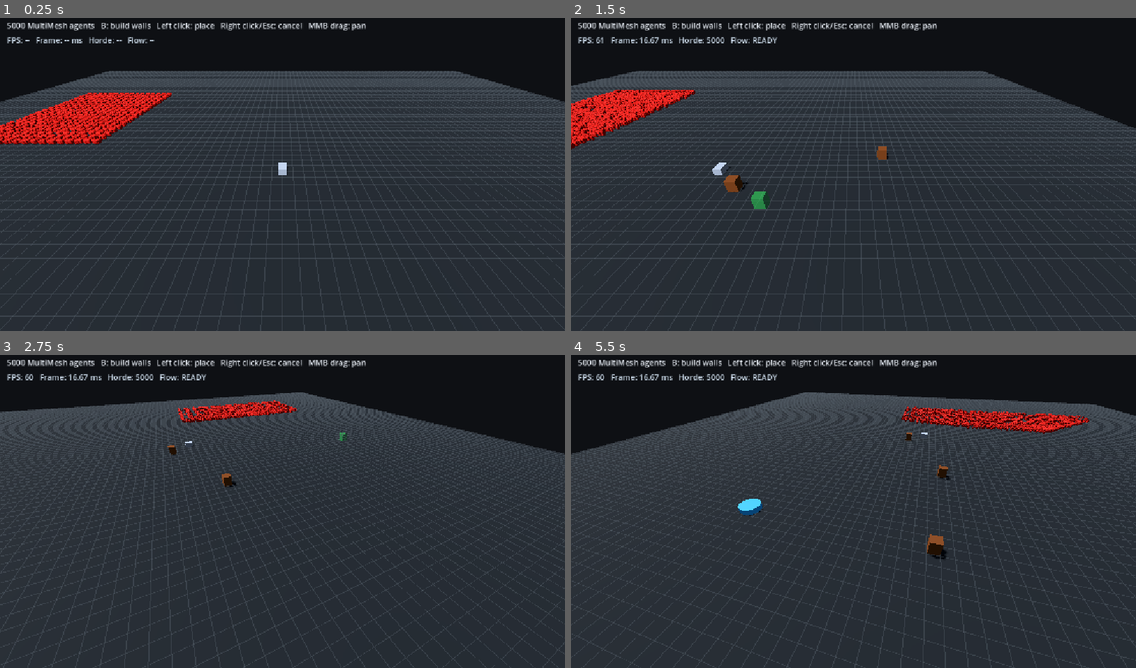
Above: before the commit, frames 1-4 (two rows, left to right).
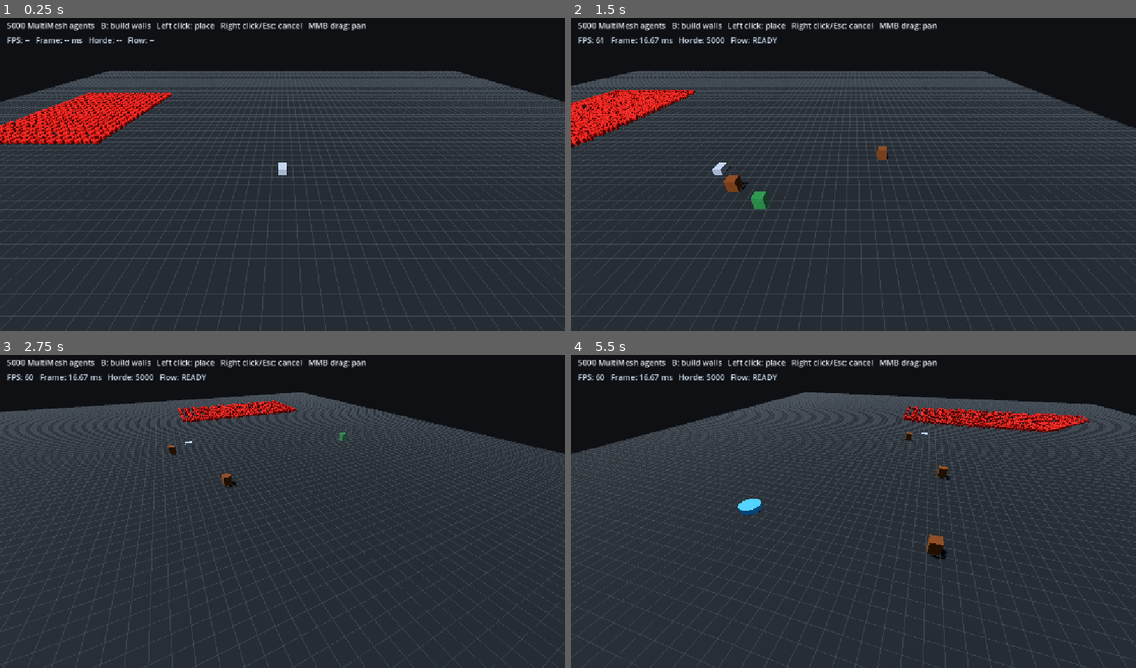
Above: after the commit, the same moments.

Repository: CaptainTiki/HordeLab
Game: Godot game, scene res://scenes/main.tscn
Same seed, same stepped clock (60 frames per second), same inputs: the game is played once before the commit and once after it.
Inputs (mouse positions are in pixels of both pictures, inside the frame that each line leads up to):
- Up to frame 1 (0.25 s): no input
- Up to frame 2 (1.5 s): tap Enter at 0.5 s; move the mouse to (977, 155) at 0.52 s; hold D 0.53-1.25 s; tap B at 0.6 s; click (977, 155) at 0.67 s; drag from (740, 187) to (825, 237) at 1.27 s
- Up to frame 3 (2.75 s): move the mouse to (339, 439) at 2.02 s; hold D from 2.03 s (still down); hold Q from 2.03 s (still down)
- Up to frame 4 (5.5 s): release D at 2.75 s; release Q at 2.75 s; drag from (825, 574) to (684, 461) at 2.77 s; move the mouse to (1023, 558) at 3.52 s; hold A 3.53-4.25 s; tap B at 3.6 s; drag from (684, 461) to (768, 430) at 4.27 s; move the mouse to (881, 508) at 5.02 s; hold S from 5.03 s (still down); hold Q from 5.03 s (still down); click (881, 508) at 5.17 s

The runs differ from the first frame. In frame 1, less than 0.1% of the frame differs, in the area x 0-31%, y 23-41%; in frame 2, 1.2%; in frame 3, 0.6%; in frame 4, 1.2%, in the area x 58-92%, y 16-26%.

Commit message:
Run horde simulation on fixed 30 Hz tick

Diff:
--- a/scripts/horde_simulation.gd
+++ b/scripts/horde_simulation.gd
@@ -7,6 +7,7 @@
 @export var flow_field_path: NodePath
 @export var agent_count: int = 1000
 @export var move_speed: float = 6.0
+@export var simulation_hz: float = 30.0
 @export var spawn_center: Vector3 = Vector3(-58.0, 0.75, -30.0)
 @export var spawn_extents: Vector2 = Vector2(16.0, 20.0)
 @export var agent_radius: float = 0.32
@@ -26,6 +27,8 @@
 var density: PackedInt32Array = PackedInt32Array()
 var reservations: PackedInt32Array = PackedInt32Array()
 var density_timer: float = 0.0
+var simulation_accumulator: float = 0.0
+var last_simulation_ms: float = 0.0
 var multimesh_instance: MultiMeshInstance3D
 var multimesh: MultiMesh
 var rng: RandomNumberGenerator = RandomNumberGenerator.new()
@@ -42,12 +45,25 @@
 	_upload_all_transforms()
 
 func _process(delta: float) -> void:
-	density_timer += delta
+	var tick_interval: float = 1.0 / maxf(simulation_hz, 1.0)
+	simulation_accumulator += delta
+	if simulation_accumulator < tick_interval:
+		return
+
+	# Never run an unbounded catch-up loop after a slow frame. One horde tick per
+	# rendered frame is the maximum; excess accumulated time is discarded.
+	simulation_accumulator = fmod(simulation_accumulator, tick_interval)
+	var start_usec: int = Time.get_ticks_usec()
+	_simulate_tick(tick_interval)
+	last_simulation_ms = float(Time.get_ticks_usec() - start_usec) / 1000.0
+
+func _simulate_tick(step_delta: float) -> void:
+	density_timer += step_delta
 	if density_timer >= density_update_interval:
 		density_timer = fmod(density_timer, density_update_interval)
 		_rebuild_density()
 
-	var max_step: float = move_speed * delta
+	var max_step: float = move_speed * step_delta
 	for index: int in range(positions.size()):
 		var position: Vector3 = positions[index]
 		var current_cell: Vector2i = grid.world_to_cell(position)
@@ -60,23 +76,22 @@
 			target_cell = _choose_next_cell(index, current_cell)
 			target_cells[index] = target_cell
 
-		if target_cell != INVALID_CELL and target_cell != current_cell or target_cell == current_cell:
-			var target: Vector3 = grid.cell_to_world(target_cell)
-			var lane_offset: Vector2 = lane_offsets[index]
-			target.x += lane_offset.x
-			target.z += lane_offset.y
-			target.y = position.y
-			var offset: Vector3 = target - position
-			var distance: float = offset.length()
+		var target: Vector3 = grid.cell_to_world(target_cell)
+		var lane_offset: Vector2 = lane_offsets[index]
+		target.x += lane_offset.x
+		target.z += lane_offset.y
+		target.y = position.y
+		var offset: Vector3 = target - position
+		var distance: float = offset.length()
 
-			if distance <= target_arrival_distance:
-				position = target
-				positions[index] = position
-				target_cells[index] = INVALID_CELL
-			elif distance > 0.001:
-				var step: float = minf(max_step, distance)
-				position += offset / distance * step
-				positions[index] = position
+		if distance <= target_arrival_distance:
+			position = target
+			positions[index] = position
+			target_cells[index] = INVALID_CELL
+		elif distance > 0.001:
+			var move_step: float = minf(max_step, distance)
+			position += offset / distance * move_step
+			positions[index] = position
 
 		multimesh.set_instance_transform(index, Transform3D(Basis.IDENTITY, position))
 
